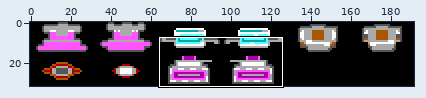
Pixel-art file -- assets/enemies.aseprite. The first picture is a wide view before the edit; the outline marks the close-up.
Close-up. Before the commit:
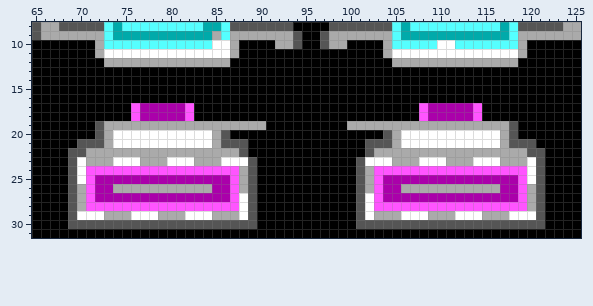
192x32 pixels, 1 frame. Shown: x 65..125, y 8..31.
New version:
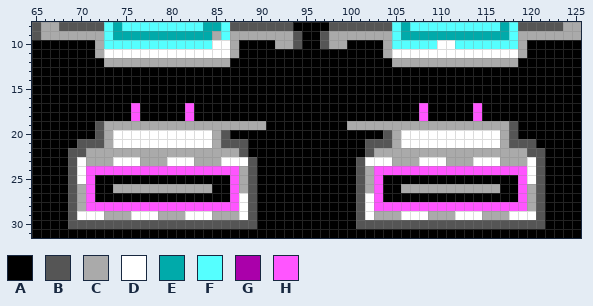
Palette (. is transparent): A #000000  B #555555  C #aaaaaa  D #ffffff  E #00aaaa  F #55ffff  G #aa00aa  H #ff55ff
The exact change:
Changed rows in their new state; - is an unchanged pixel.
first column x 77:
17 AAAAA---------------------------AAAAA
18 AAAAA---------------------------AAAAA
first column x 72:
25 AAAAAAAAAAAAAAA-----------------AAAAAAAAAAAAAAA
26 AA-----------AA-----------------AA-----------AA
27 AAAAAAAAAAAAAAA-----------------AAAAAAAAAAAAAAA
Where, in picture pixels (left, top, right, bottom), the same in both close-ups:
changed: (140, 103, 185, 121)
changed: (428, 103, 473, 121)
changed: (95, 175, 230, 202)
changed: (383, 175, 518, 202)
